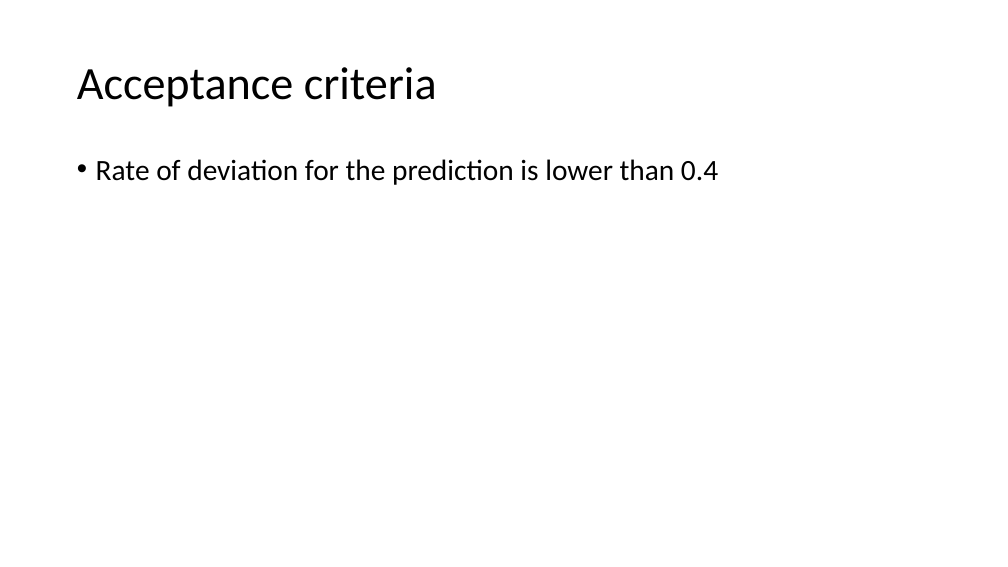
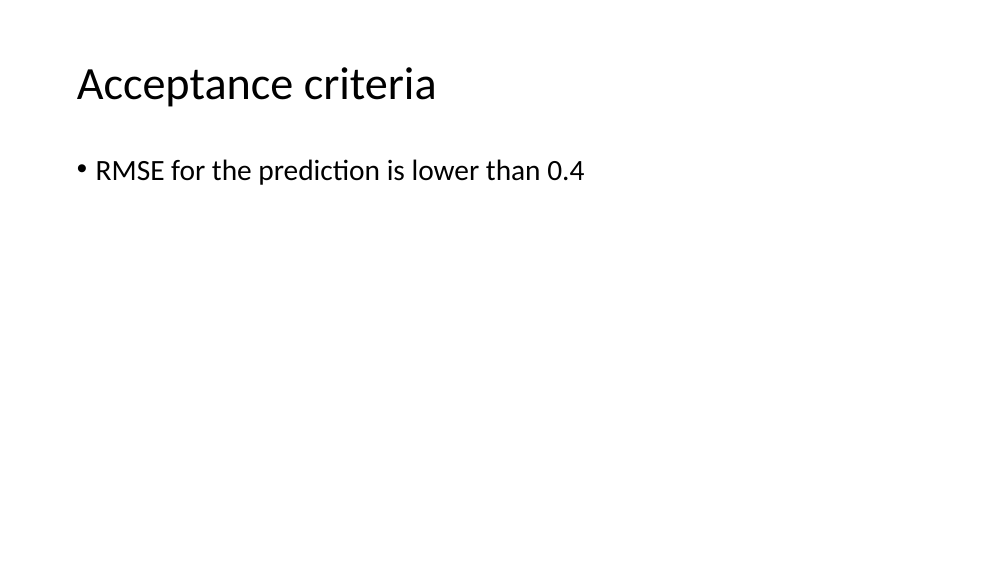
Before and after one commit to AndongWang/Upload, a slide deck: slide 8 of planning.pptx (slide 7 before the commit). Drawn at 1008x567 pixels with LibreOffice and Linux fonts; fonts in the diff are those of the drawing. Boxes give left, top, right and bottom in pixels: in the first picture for what was removed or moved away, otherwise in the second. Text is boxed around its words. In the diff, an @@ line names an element or a change of style, - is before the commit and + after.

```diff
--- a/planning.pptx
+++ b/planning.pptx
@@ text at <box>96,159,584,185</box>: text changed @@
-• Rate of deviation for the prediction is lower than 0.4
+• RMSE for the prediction is lower than 0.4
```
Also in this commit, not shown: 1 slide added.
